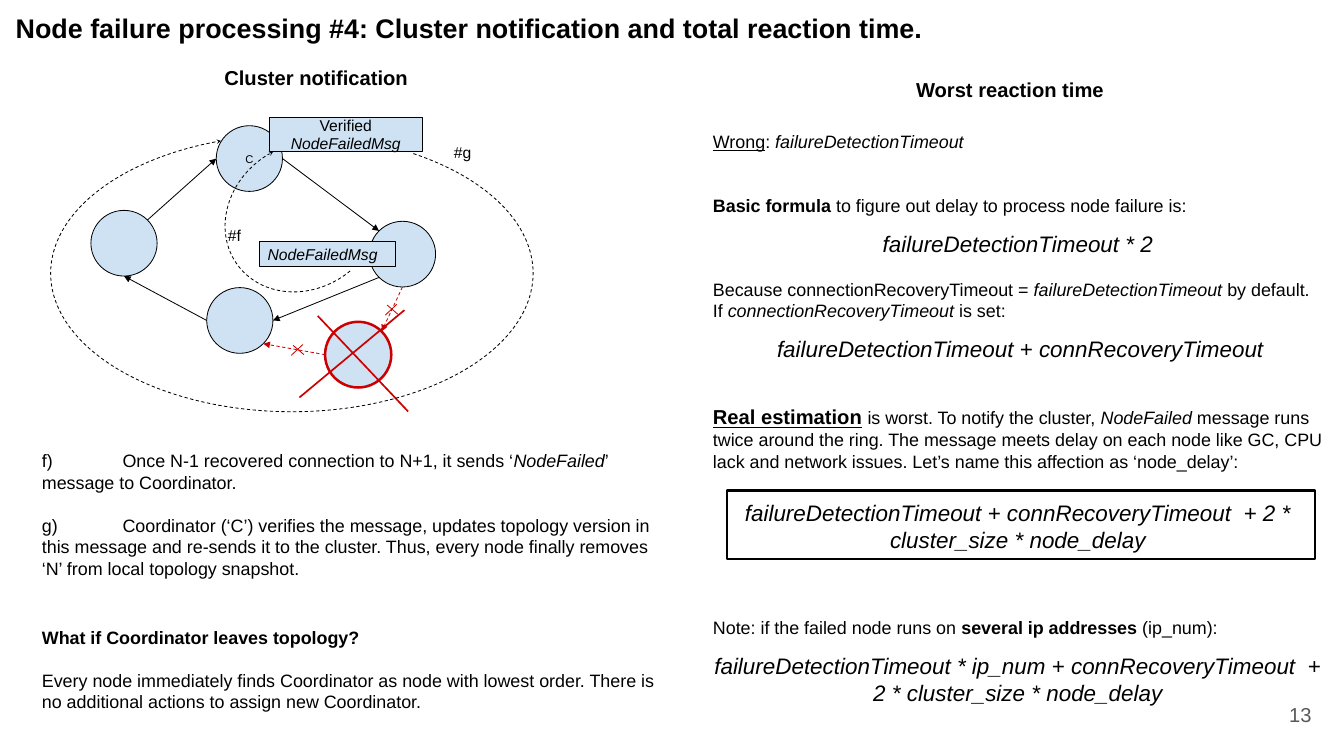
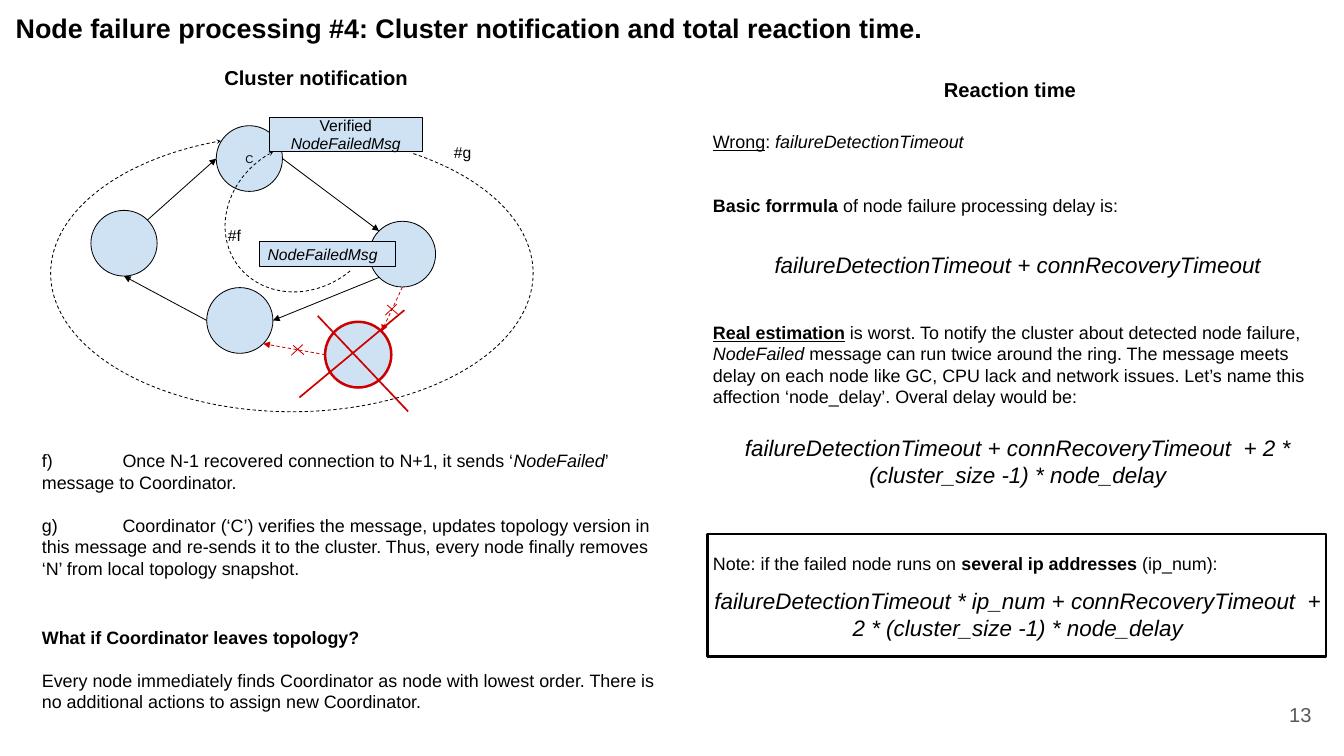
Before and after one commit to Vladsz83/doc, a slide deck: slide 14 of Discovery.pptx. Drawn at 1344x756 pixels with LibreOffice and Linux fonts; fonts in the diff are those of the drawing. Boxes give left, top, right and bottom in pixels: in the first picture for what was removed or moved away, otherwise in the second. Text is boxed around its words. In the diff, an @@ line names an element or a change of style, - is before the commit and + after.

Commit message:
more accurate conn. recovery descruption

```diff
--- a/Discovery.pptx
+++ b/Discovery.pptx
@@ text at [944, 82, 1075, 98]: text changed @@
-Worst reaction time
+Reaction time
@@ text at [713, 199, 1118, 216]: text changed @@
-Basic formula to figure out delay to process node failure is:
-failureDetectionTimeout * 2
-Because connectionRecoveryTimeout = failureDetectionTimeout by default. If connectionRecoveryTimeout is set:
+Basic forrmula of node failure processing delay is:
@@ text at [713, 326, 1304, 488]: text changed @@
-Real estimation is worst. To notify the cluster, NodeFailed message runs twice around the ring. The message meets delay on each node like GC, CPU lack and network issues. Let’s name this affection as ‘node_delay’:
-failureDetectionTimeout + connRecoveryTimeout + 2 * cluster_size * node_delay
+Real estimation is worst. To notify the cluster about detected node failure, NodeFailed message can run twice around the ring. The message meets delay on each node like GC, CPU lack and network issues. Let’s name this affection ‘node_delay’. Overal delay would be:
+failureDetectionTimeout + connRecoveryTimeout + 2 * (cluster_size -1) * node_delay
@@ rectangle: place and size @@
-rectangle at [726, 490, 1314, 559]
+rectangle at [707, 534, 1325, 656]
@@ text at [714, 592, 1295, 641]: text changed @@
-failureDetectionTimeout * ip_num + connRecoveryTimeout + 2 * cluster_size * node_delay
+failureDetectionTimeout * ip_num + connRecoveryTimeout + 2 * (cluster_size -1) * node_delay
```
Also in this commit, not shown: 1 other slide changed.
